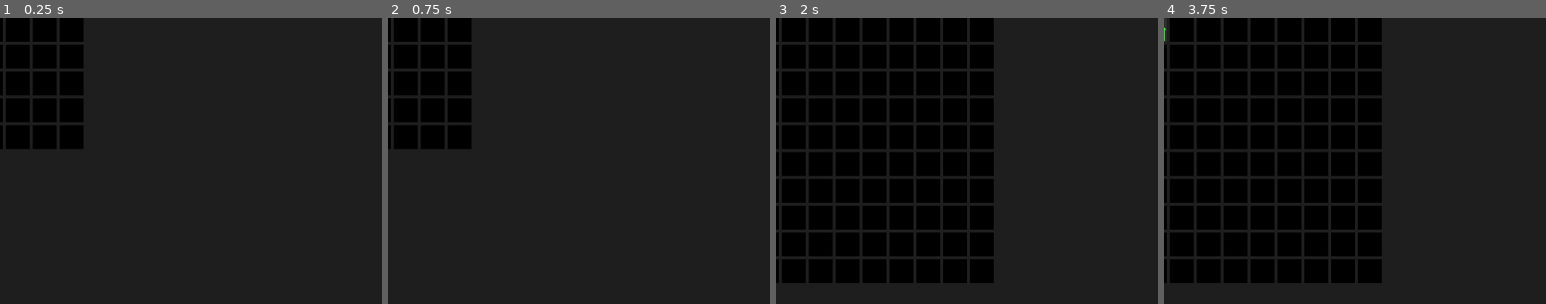
Above: before the commit, frames 1-4 (left to right).
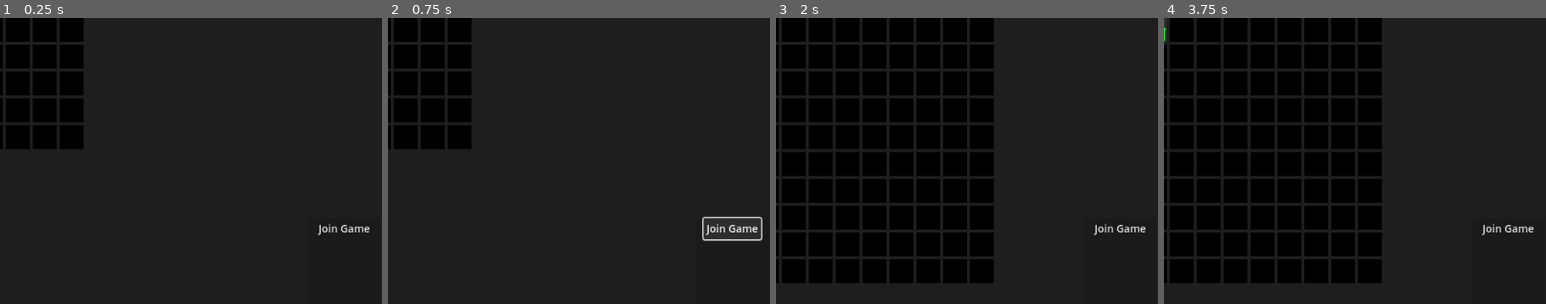
Above: after the commit, the same moments.

Repository: pdriggett/SecretPVP
Game: Godot game, scene res://scenes/main.tscn
The game is run twice, just before and just after one commit, with the same random seed, the same clock (stepped at 60 frames per second) and the same inputs.
Inputs (mouse positions are % of the whole screen's width and height, from its top left):
- Up to frame 1 (0.25 s): no input
- Up to frame 2 (0.75 s): click (51, 37) at 0.5 s, where only the run after the commit has a clickable "Join Game"
- Up to frame 3 (2 s): click "Reset" at 1.25 s
- Up to frame 4 (3.75 s): move the mouse to (2, 2) at 2.02 s; click (2, 2) at 2.17 s; click (2, 2) at 2.92 s; move the mouse to (5, 2) at 3.52 s; click (5, 2) at 3.67 s
The pictures show only the part of the screen within x 6-56%, y 0-50%; the shares and areas given below are measured in that part.

The runs differ from the first frame. In frame 1, 0.2% of the frame differs, in the area x 83-97%, y 72-76%; in frame 2, 0.5%, in the area x 82-98%, y 69-78%; in frame 3, 0.2%; in frame 4, 0.2%.

Commit message:
Started to add multiplayer
Multiplayer is running on an dedicated server on DigitalOcean but local clients are having trouble connecting to it.

Diff:
--- a/project.godot
+++ b/project.godot
@@ -18,6 +18,7 @@
 [autoload]
 
 Globa="*res://globa.gd"
+MultiplayerManager="*res://scripts/Multiplayer/MultiplayerManager.gd"
 
 [display]
 
--- a/scenes/main.tscn
+++ b/scenes/main.tscn
@@ -3,8 +3,9 @@
 [ext_resource type="PackedScene" uid="uid://bcjovrbjytgnt" path="res://scenes/board.tscn" id="1_25fiq"]
 [ext_resource type="Script" path="res://scripts/main.gd" id="1_jnc6k"]
 
-[node name="Main" type="Node2D"]
+[node name="Main" type="Node2D" node_paths=PackedStringArray("join_game_button")]
 script = ExtResource("1_jnc6k")
+join_game_button = NodePath("Panel/Join Game")
 
 [node name="HBoxContainer" type="HBoxContainer" parent="."]
 offset_right = 1024.0
@@ -18,4 +19,30 @@
 size_flags_vertical = 4
 text = "Reset"
 
+[node name="Panel" type="Panel" parent="."]
+custom_minimum_size = Vector2(50, 100)
+anchors_preset = 8
+anchor_left = 0.5
+anchor_top = 0.5
+anchor_right = 0.5
+anchor_bottom = 0.5
+offset_left = 475.0
+offset_top = 269.0
+offset_right = 575.0
+offset_bottom = 469.0
+grow_horizontal = 2
+grow_vertical = 2
+
+[node name="Join Game" type="Button" parent="Panel"]
+layout_mode = 1
+anchors_preset = 5
+anchor_left = 0.5
+anchor_right = 0.5
+offset_left = -38.5
+offset_right = 38.5
+offset_bottom = 28.0
+grow_horizontal = 2
+theme_override_font_sizes/font_size = 14
+text = "Join Game"
+
 [connection signal="pressed" from="HBoxContainer/ResetButton" to="." method="_on_reset_button_pressed"]
--- /dev/null
+++ b/scripts/Multiplayer/MultiplayerManager.gd
@@ -0,0 +1,55 @@
+extends Node
+
+var public_ip = "159.203.53.99"
+var port = 39811
+
+#We're going to use this variable if we're a client not a server when we try to connect
+#var client = null
+
+# Called when the node enters the scene tree for the first time.
+func _ready() -> void:
+	if OS.has_feature("dedicated_server"):
+		var server = ENetMultiplayerPeer.new()
+		var result = server.create_server(port)
+		multiplayer.multiplayer_peer = server
+
+		if result == OK:
+			print("Server is running on port ", port)
+		else:
+			print("Failed to start server on port ", port)
+
+		#Lets double check we're a server
+		print("multiplayer.is_server():" + str(multiplayer.is_server()))
+
+		multiplayer.peer_connected.connect(_on_peer_connected)
+		multiplayer.peer_disconnected.connect(_on_peer_disconnected)
+
+# Called every frame. 'delta' is the elapsed time since the previous frame.
+func _process(delta: float) -> void:
+	pass
+
+func connect_to_server() -> void:
+	print("Attempting to connect to the server")
+	var client = ENetMultiplayerPeer.new()
+	var result = client.create_client(public_ip, port)
+	multiplayer.multiplayer_peer = client
+
+	if result == OK:
+		print("Client initiated connection attempt.")
+	else:
+		print("Client failed to initiate connection attempt.")
+
+	multiplayer.connected_to_server.connect(_connected_ok)
+	multiplayer.connection_failed.connect(_connected_fail)
+
+func _connected_ok() -> void:
+	print("Successfully connected to the server")
+
+func _connected_fail() -> void:
+	print("Failed to connect to server")
+
+func _on_peer_connected(id) -> void:
+	print("Client connected with peer ID: ", id)
+
+func _on_peer_disconnected(id) -> void:
+	print("Client disconnected with peer ID: ", id)
--- a/scripts/main.gd
+++ b/scripts/main.gd
@@ -1,4 +1,6 @@
 extends Node2D
+
+@export var join_game_button: Button = null
 
 var board = null
 
@@ -6,7 +8,7 @@
 func _ready() -> void:
 	board = $HBoxContainer/Board
 	board.reset(5,5)
-
+	join_game_button.pressed.connect(MultiplayerManager.connect_to_server)
 
 # Called every frame. 'delta' is the elapsed time since the previous frame.
 func _process(delta: float) -> void:
Not shown, added: export_presets.cfg
